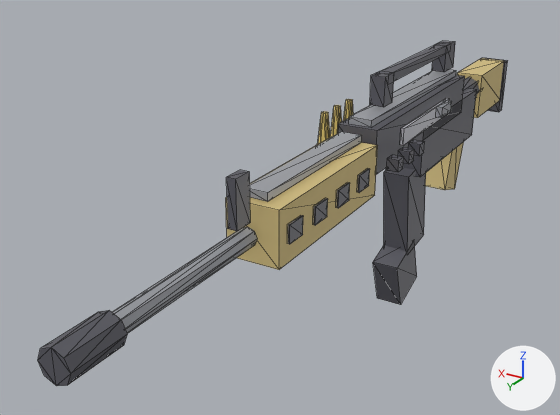
One commit to the glTF model assets/models/burst_assault.glb: the scene before it, then after it.
Before and after are seen from a 50 mm camera at (-0.507, 1.484, 0.464) aimed at (0.128, 0.426, -0.065). The axes (+X, +Y, +Z) are drawn at lower right. The lights are the same throughout. The first picture is the older version. Mesh edges are drawn as thin lines. Vertices at exactly the same position are counted once.

Script lines for the objects in view, before the commit:
```python
me_burstassault = bpy.data.meshes.new('BurstAssault')
me_burstassault.from_pydata(...)  # 376 vertices, 588 faces; spans x -0.074..0.076, y -0.352..1.06, z -0.316..0.16
# faces by material slot: [344, 100, 24, 36, 84]
me_burstassault.materials.append(mat_gun_dark)  # dark grey #595961
me_burstassault.materials.append(mat_gun_steel)  # grey #9ea0a6
me_burstassault.materials.append(mat_accent)  # light grey #cbcbd3
me_burstassault.materials.append(mat_gun_tan)  # yellow #d4bf81
me_burstassault.materials.append(mat_gun_brass)  # yellow #edd37c
ob_burstassault = bpy.data.objects.new('BurstAssault', me_burstassault)
ob_burstassault.location = (0.0, 0.0, 0.0)
```
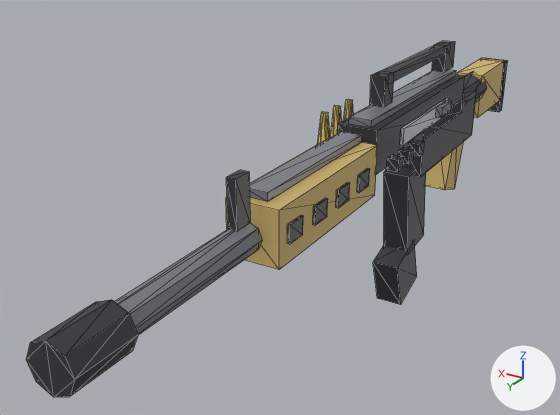
What differs and where, as boxes (x1, y1, x2, y2) in the pictures (560 x 415 px; the box of a moved part takes in the faces that stretch with it):
```json
{"object": "BurstAssault", "change": "reshaped, recoloured", "before": [38, 41, 507, 386], "after": [26, 41, 507, 397]}
{"part": 1, "of": "me_burstassault", "change": "moved or reshaped", "before": [38, 310, 127, 386], "after": [26, 300, 138, 397]}
{"part": 2, "of": "me_burstassault", "change": "moved or reshaped", "before": [463, 77, 480, 96], "after": [462, 71, 487, 103]}
{"part": 3, "of": "me_burstassault", "change": "moved or reshaped", "before": [112, 227, 257, 334], "after": [114, 223, 262, 335]}
{"part": 4, "of": "me_burstassault", "change": "recoloured", "before": [38, 41, 507, 386], "after": [26, 41, 507, 397]}
{"part": 5, "of": "me_burstassault", "change": "recoloured", "before": [121, 70, 456, 328], "after": [121, 70, 456, 328]}
{"part": 6, "of": "me_burstassault", "change": "recoloured", "before": [226, 58, 504, 270], "after": [226, 58, 504, 270]}
```

Edits to the scene script, one JSON object a line:
```json
{"op": "add", "block": "mat_gun_black", "code": ["mat_gun_black = principled_material('gun_black')", "mat_gun_black.base_color = (0.035, 0.035, 0.045)  # dark grey #35353c", "mat_gun_black.roughness = 0.45"]}
{"op": "add", "block": "mat_gun_gunmetal", "code": ["mat_gun_gunmetal = principled_material('gun_gunmetal')", "mat_gun_gunmetal.base_color = (0.2, 0.21, 0.24)  # grey #7c7e86", "mat_gun_gunmetal.roughness = 0.3"]}
{"op": "add", "block": "mat_gun_tan2", "code": ["mat_gun_tan2 = principled_material('gun_tan2')", "mat_gun_tan2.base_color = (0.62, 0.45, 0.16)  # yellow #ceb36f", "mat_gun_tan2.roughness = 0.7"]}
{"block": "me_burstassault", "where": "# used by ob_burstassault; location = (0.0, 0.0, 0.0)"}
{"op": "remove", "block": "me_burstassault", "code": "me_burstassault.from_pydata(...)  # 376 vertices, 588 faces; spans x -0.074..0.076, y -0.352..1.06, z -0.316..0.16"}
{"op": "add", "block": "me_burstassault", "code": "me_burstassault.from_pydata(...)  # 376 vertices, 588 faces; spans x -0.074..0.076, y -0.352..1.065, z -0.316..0.16"}
{"block": "me_burstassault", "change": "me_burstassault part 1: the loose piece of 16 vertices spanning x -0.022..0.022, y 0.98..1.06, z 0.008..0.052 is scaled about its middle by (1.45, 1.12, 1.45)"}
{"block": "me_burstassault", "change": "me_burstassault part 2: the loose piece of 16 vertices spanning x -0.026..0.026, y -0.19..-0.05, z 0.004..0.056 is scaled about its middle by (1.31, 1, 1.31)"}
{"block": "me_burstassault", "change": "me_burstassault part 3: the loose piece of 16 vertices spanning x -0.014..0.014, y 0.72..1.0, z 0.016..0.044 is scaled about its middle by (1.57, 1, 1.57)"}
{"block": "me_burstassault", "change": "me_burstassault part 4: all 344 faces that had it switch from mat_gun_dark (dark grey #595961) to mat_gun_black (dark grey #35353c)"}
{"block": "me_burstassault", "change": "me_burstassault part 5: all 100 faces that had it switch from mat_gun_steel (grey #9ea0a6) to mat_gun_gunmetal (grey #7c7e86)"}
{"block": "me_burstassault", "change": "me_burstassault part 6: all 36 faces that had it switch from mat_gun_tan (yellow #d4bf81) to mat_gun_tan2 (yellow #ceb36f)"}
```
